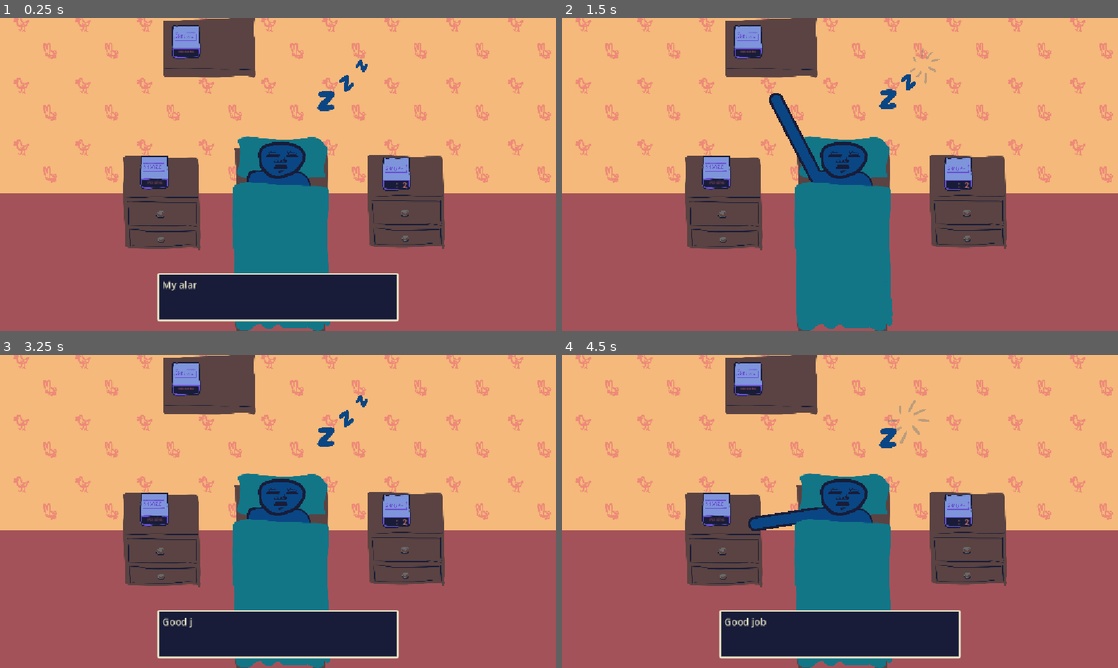
Above: before the commit, frames 1-4 (two rows, left to right).
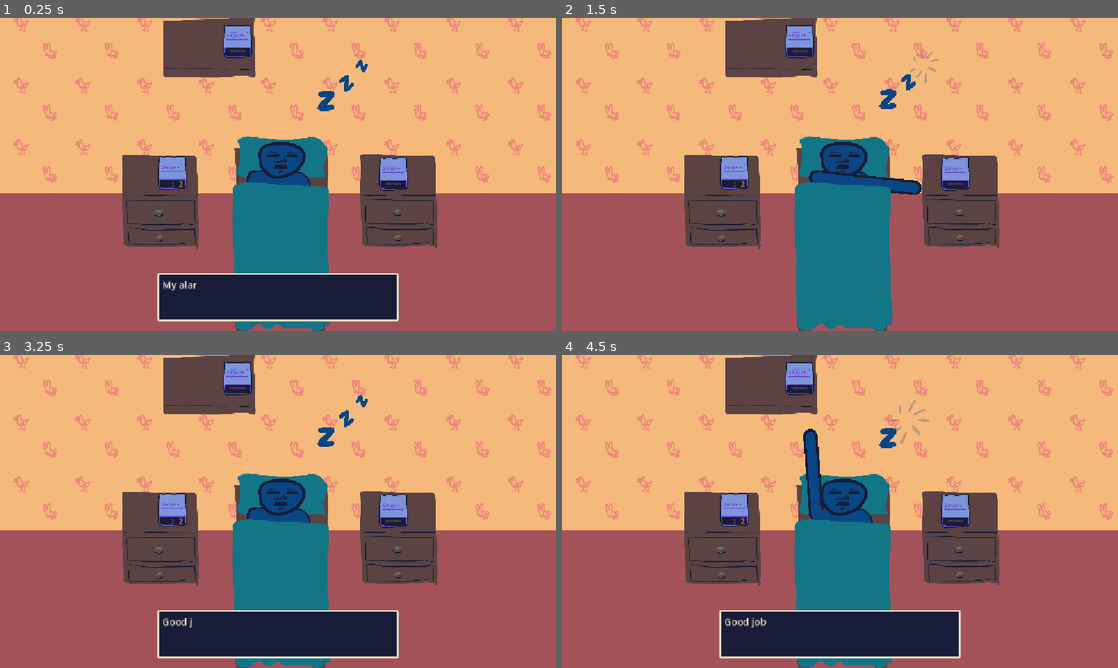
Above: after the commit, the same moments.

Repository: harperstoeckle/be_late_for_work
Game: Godot game, scene res://scenes/main.tscn
Same seed, same stepped clock (60 frames per second), same inputs: the game is played once before the commit and once after it. Sound files missing from this copy of the repository are replaced by a short silence.
Inputs:
- Up to frame 1 (0.25 s): no input
- Up to frame 2 (1.5 s): tap Enter (ui_accept) at 0.5, 0.77 s; hold Up (ui_up) 0.53-1.28 s; hold K (snooze_1) 0.53-1.28 s; tap L (snooze_2) at 0.8, 1.35 s; hold Down (ui_down) from 1.28 s (still down)
- Up to frame 3 (3.25 s): tap Enter (ui_accept) at 1.52, 2, 3.02 s; tap K (snooze_1) at 1.55, 2.85 s; release Down (ui_down) at 2.03 s; hold J (snooze_0) 2.03-2.78 s; hold Up (ui_up) from 2.03 s (still down); tap L (snooze_2) at 2.3 s
- Up to frame 4 (4.5 s): tap Enter (ui_accept) at 3.5, 3.77 s; release Up (ui_up) at 3.53 s; hold L (snooze_2) 3.53-4.28 s; hold Down (ui_down) from 3.53 s (still down); tap K (snooze_1) at 4.35 s

The runs differ from the first frame. In frame 1, 3.9% of the frame differs, in the area x 22-80%, y 2-75%; in frame 2, 5.1%; in frame 3, 3.9%; in frame 4, 5.1%.
Error in both runs: Modulo by zero error in operator '%'. (res://scripts/main.gd:147)

Commit message:
Rearrange alarms and keybindings

Diff:
--- a/scenes/main.tscn
+++ b/scenes/main.tscn
@@ -71,12 +71,12 @@
 color = Color(0.6431373, 0.32156864, 0.34901962, 1)
 
 [node name="Nightstand" type="Sprite2D" parent="." unique_id=1406322094]
-position = Vector2(842.4, 375.4)
+position = Vector2(332.99997, 375)
 scale = Vector2(0.4, 0.4)
 texture = ExtResource("8_85g3d")
 
 [node name="Nightstand2" type="Sprite2D" parent="." unique_id=885762331]
-position = Vector2(335.99997, 378)
+position = Vector2(827, 374)
 scale = Vector2(0.4, 0.4)
 texture = ExtResource("8_85g3d")
 
@@ -86,13 +86,13 @@
 texture = ExtResource("14_a8y0u")
 
 [node name="AlarmClock" parent="." unique_id=907858564 instance=ExtResource("9_85g3d")]
-position = Vector2(822.00006, 321)
+position = Vector2(358, 319)
 
 [node name="AlarmClock2" parent="." unique_id=164746242 instance=ExtResource("9_85g3d")]
-position = Vector2(321, 318)
+position = Vector2(816, 321)
 
 [node name="AlarmClock3" parent="." unique_id=628270595 instance=ExtResource("9_85g3d")]
-position = Vector2(386.4001, 47.40001)
+position = Vector2(493, 46)
 
 [node name="BedBase" type="Sprite2D" parent="." unique_id=540930035]
 position = Vector2(583, 464.00003)
--- a/scripts/main.gd
+++ b/scripts/main.gd
@@ -169,9 +169,9 @@
 	elif event.is_action_pressed("snooze_0"):
 		_do_alarm_input(_alarm_spec_0)
 	elif event.is_action_pressed("snooze_1"):
+		_do_alarm_input(_alarm_spec_2)
+	elif event.is_action_pressed("snooze_2"):
 		_do_alarm_input(_alarm_spec_1)
-	elif event.is_action_pressed("snooze_2"):
-		_do_alarm_input(_alarm_spec_2)
 	elif event.is_action_pressed("ui_up"):
 		_save_checkpoint()
 	elif event.is_action_pressed("ui_down"):
